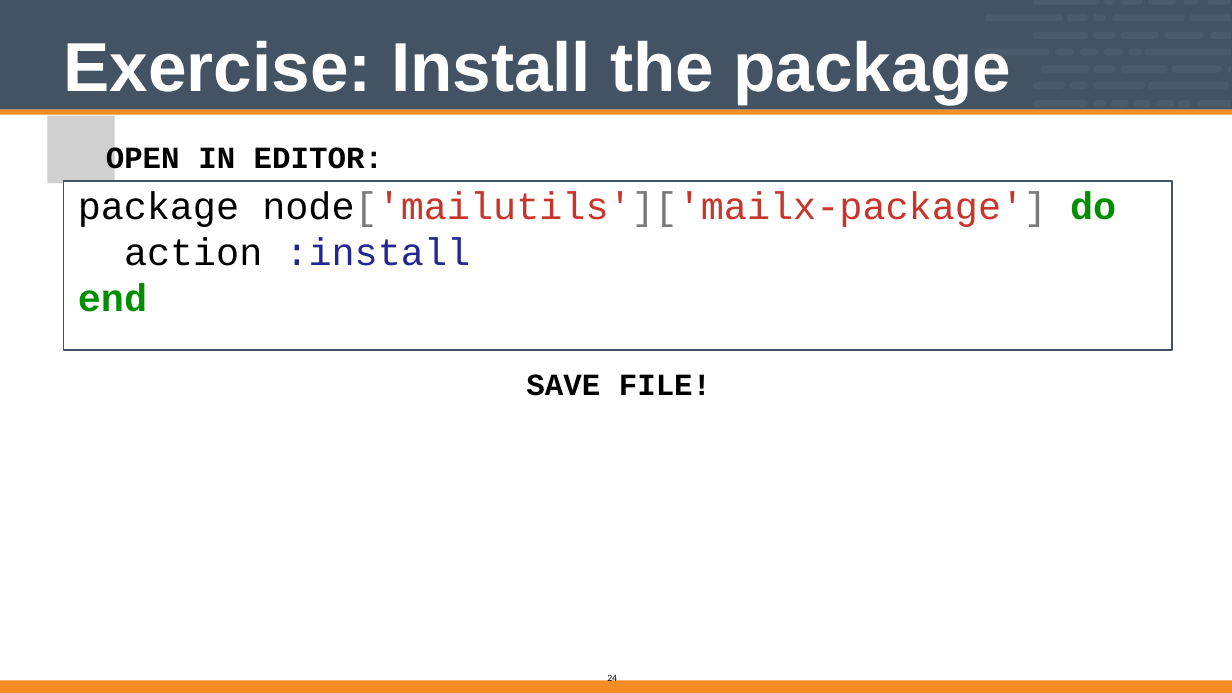
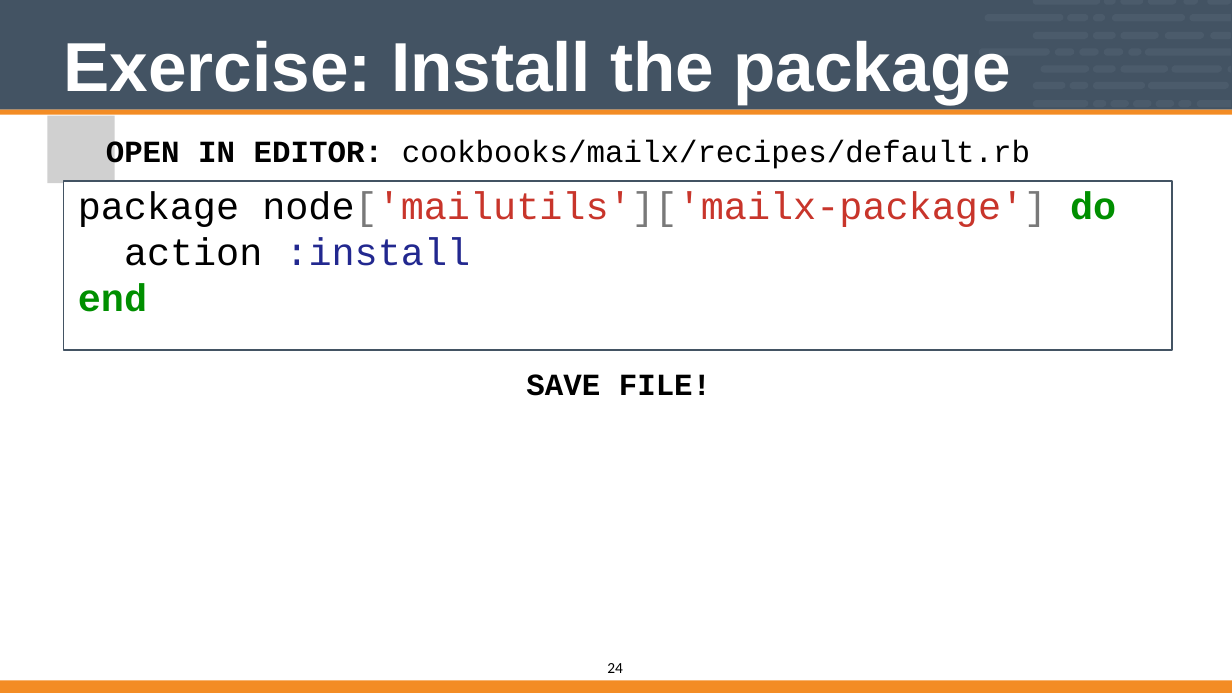
Before and after one commit to vinyar/chef-intermediate, a slide deck: slide 24 of Modules/12-Chef_Intermediate.pptx. Drawn at 1232x693 pixels with LibreOffice and Linux fonts; fonts in the diff are those of the drawing; grey boxes stand for pictures. Boxes give left, top, right and bottom in pixels: in the first picture for what was removed or moved away, otherwise in the second. Text is boxed around its words. In the diff, an @@ line names an element or a change of style, - is before the commit and + after.

Commit message:
Edited some text so this can be reviewed

```diff
--- a/Modules/12-Chef_Intermediate.pptx
+++ b/Modules/12-Chef_Intermediate.pptx
@@ text "OPEN IN EDITOR: cookbooks/mailx/recipes/default.rb" rewrapped from [106,146,734,214] to [106,140,1030,171] @@
@@ page number: place and size @@
-page number at [607,673,617,684]
+page number at [607,663,623,673]
@@ page number at [607,663,623,673]: size 10 to 16 pt @@
```
Also in this commit, not shown: 25 other slides changed.
